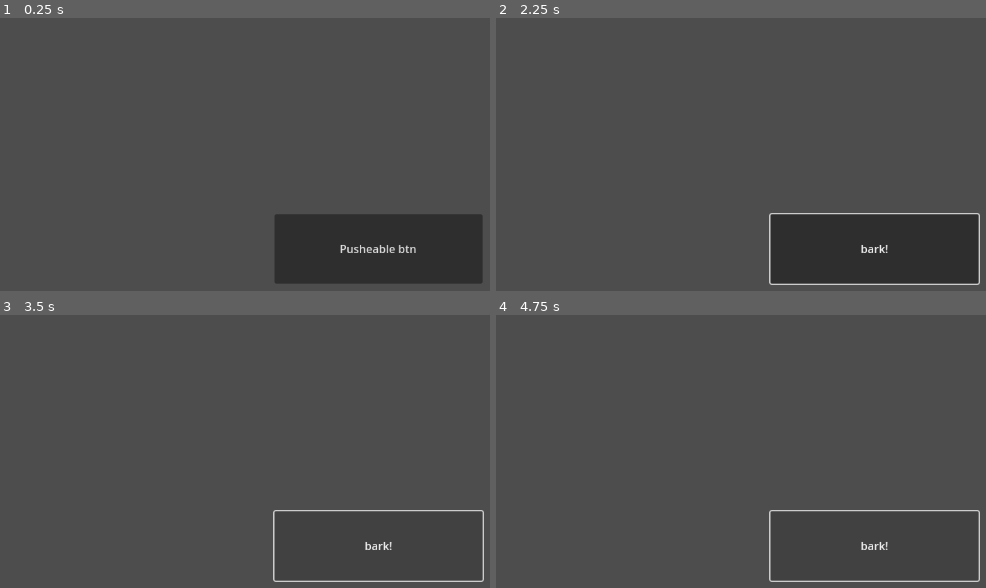
Above: before the commit, frames 1-4 (two rows, left to right).
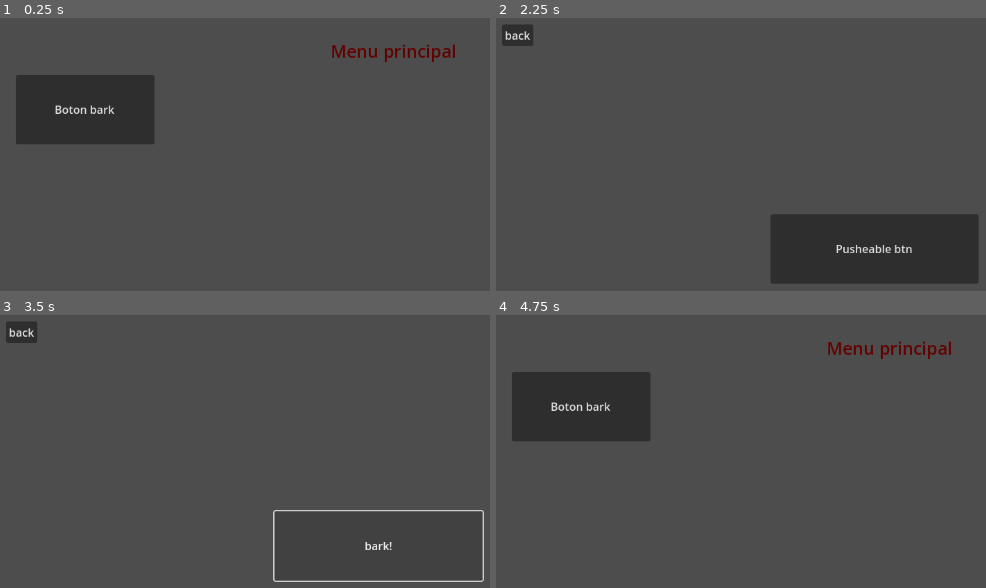
Above: after the commit, the same moments.

Repository: Mapashe/Godot_practice
Game: Godot game, scene res://scenes/main_menu.tscn
Two runs of this game, one before a commit and one after it. Both use one fixed random seed, a clock stepped at 60 frames per second and the inputs below. Before the commit the project starts from res://btn_escena.tscn.
Inputs (mouse positions are in pixels of both pictures, inside the frame that each line leads up to):
- Up to frame 1 (0.25 s): no input
- Up to frame 2 (2.25 s): click (873, 250) at 0.5 s, where only the run before the commit has a clickable "Pusheable btn"; click (873, 250) at 1.25 s, where only the run before the commit has a clickable "bark!"; click (579, 110) at 2 s, where only the run after the commit has a clickable "Boton bark"
- Up to frame 3 (3.5 s): click "bark!" (after the commit: "Pusheable btn") at 2.75 s
- Up to frame 4 (4.75 s): click "bark!" at 3.5 s; click "bark!" (after the commit: "back") at 4.25 s

The runs differ from the first frame. In frame 1, 18% of the frame differs, in the area x 3-99%, y 9-98%; in frame 2, 1.5%; in frame 3, 0.4%; in frame 4, 8.2%.

Commit message:
add menu and back btn

Diff:
--- a/project.godot
+++ b/project.godot
@@ -11,6 +11,6 @@
 [application]
 
 config/name="boton_minig"
-run/main_scene="res://btn_escena.tscn"
+run/main_scene="res://scenes/main_menu.tscn"
 config/features=PackedStringArray("4.1", "Forward Plus")
 config/icon="res://icon.svg"
--- a/btn_escena.tscn
+++ b/scenes/btn_bark.tscn
@@ -1,6 +1,7 @@
-[gd_scene load_steps=2 format=3 uid="uid://byaunrqrghrwo"]
+[gd_scene load_steps=3 format=3 uid="uid://byaunrqrghrwo"]
 
-[ext_resource type="Script" path="res://Pusheable.gd" id="1_y64wv"]
+[ext_resource type="Script" path="res://scripts/Pusheable.gd" id="1_y64wv"]
+[ext_resource type="Script" path="res://scripts/back.gd" id="2_3mhgv"]
 
 [node name="Control" type="Control"]
 layout_mode = 3
@@ -23,4 +24,14 @@
 text = "Pusheable btn"
 script = ExtResource("1_y64wv")
 
+[node name="back" type="Button" parent="."]
+layout_mode = 0
+offset_left = 13.0
+offset_top = 26.0
+offset_right = 58.0
+offset_bottom = 57.0
+text = "back"
+script = ExtResource("2_3mhgv")
+
 [connection signal="pressed" from="Pusheable" to="Pusheable" method="_on_pressed"]
+[connection signal="pressed" from="back" to="back" method="_on_pressed"]
--- /dev/null
+++ b/scenes/main_menu.tscn
@@ -0,0 +1,35 @@
+[gd_scene load_steps=2 format=3 uid="uid://bbx5abgfcijdd"]
+
+[ext_resource type="Script" path="res://scripts/main_menu.gd" id="1_63a1p"]
+
+[node name="Control" type="Control"]
+layout_mode = 3
+anchors_preset = 15
+anchor_right = 1.0
+anchor_bottom = 1.0
+grow_horizontal = 2
+grow_vertical = 2
+script = ExtResource("1_63a1p")
+
+[node name="MenuPrincipal" type="Label" parent="."]
+layout_mode = 0
+offset_left = 447.0
+offset_top = 9.0
+offset_right = 709.0
+offset_bottom = 105.0
+theme_override_colors/font_color = Color(0.396078, 0, 0, 1)
+theme_override_font_sizes/font_size = 25
+text = "Menu principal "
+horizontal_alignment = 1
+vertical_alignment = 1
+
+[node name="botonBark" type="Button" parent="."]
+custom_minimum_size = Vector2(200, 100)
+layout_mode = 0
+offset_left = 30.0
+offset_top = 91.0
+offset_right = 230.0
+offset_bottom = 191.0
+text = "Boton bark"
+
+[connection signal="pressed" from="botonBark" to="." method="_on_boton_bark_pressed"]
--- /dev/null
+++ b/scenes/otro.tscn
@@ -0,0 +1,9 @@
+[gd_scene format=3 uid="uid://cjbdttta36tkc"]
+
+[node name="Control" type="Control"]
+layout_mode = 3
+anchors_preset = 15
+anchor_right = 1.0
+anchor_bottom = 1.0
+grow_horizontal = 2
+grow_vertical = 2
--- /dev/null
+++ b/scripts/back.gd
@@ -0,0 +1,14 @@
+extends Button
+
+
+# Called when the node enters the scene tree for the first time.
+func _ready():
+	pass # Replace with function body.
+
+
+# Called every frame. 'delta' is the elapsed time since the previous frame.
+func _process(delta):
+	pass
+
+func _on_pressed():
+	get_tree().change_scene_to_file("res://scenes/main_menu.tscn")
--- /dev/null
+++ b/scripts/main_menu.gd
@@ -0,0 +1,14 @@
+extends Control
+
+
+# Called when the node enters the scene tree for the first time.
+func _ready():
+	pass # Replace with function body.
+
+
+# Called every frame. 'delta' is the elapsed time since the previous frame.
+func _process(delta):
+	pass
+
+func _on_boton_bark_pressed():
+	get_tree().change_scene_to_file("res://scenes/btn_bark.tscn")
Renamed: Pusheable.gd -> scripts/Pusheable.gd
